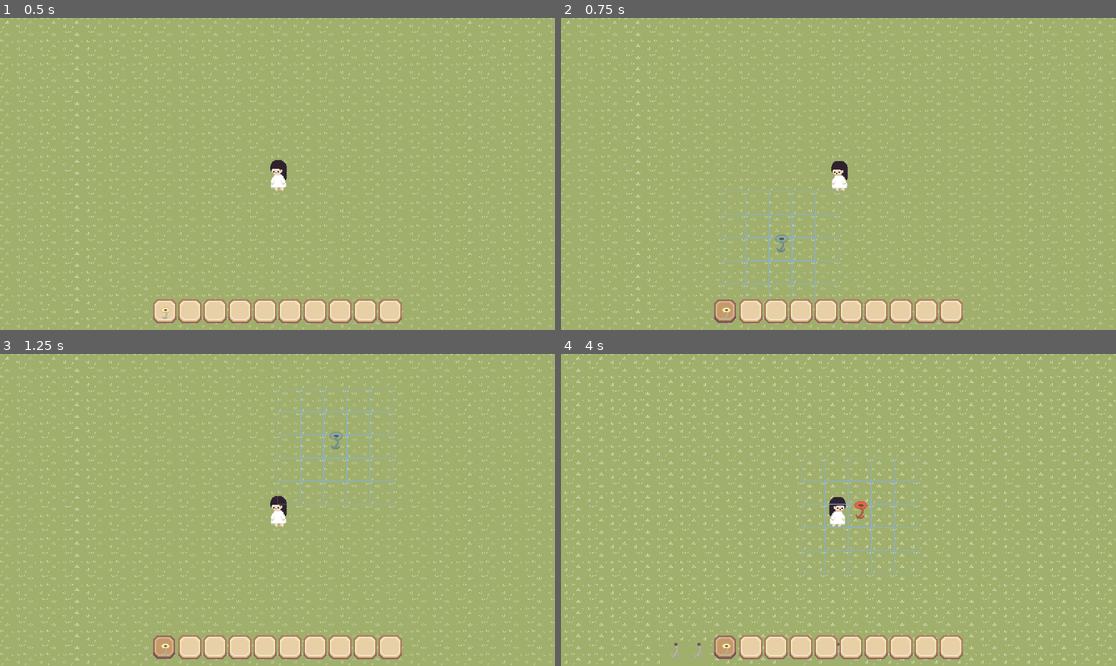
Above: before the commit, frames 1-4 (two rows, left to right).
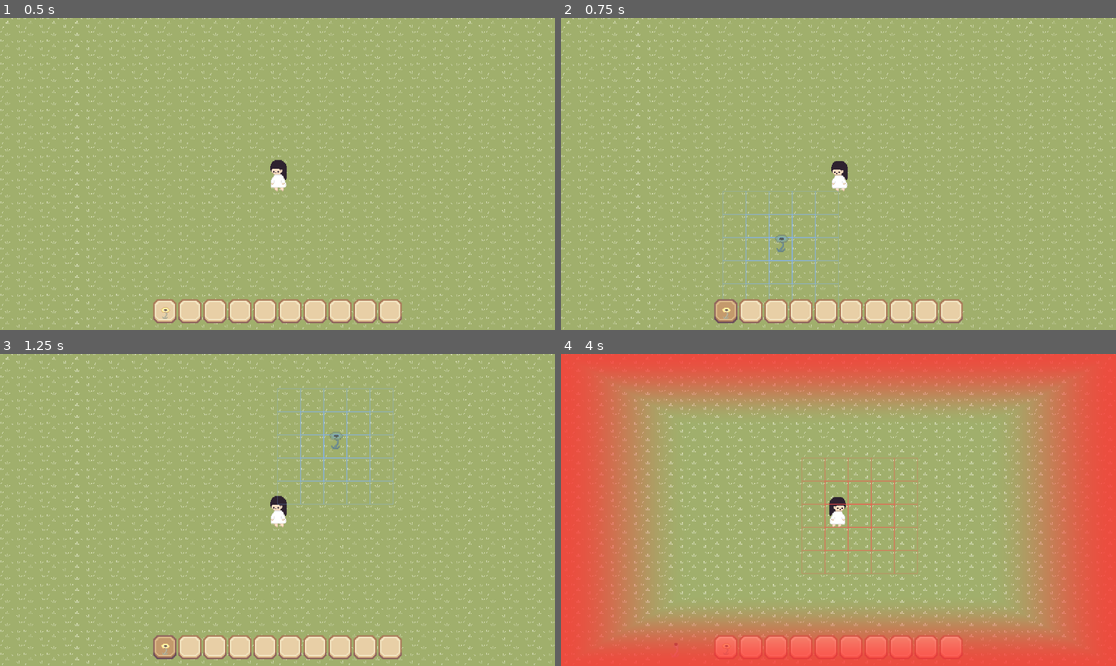
Above: after the commit, the same moments.

Repository: MarbleSodas/LGD
Game: Godot game, scene res://world.tscn
The game is run twice, just before and just after one commit, with the same random seed, the same clock (stepped at 60 frames per second) and the same inputs.
Inputs (mouse positions are in pixels of both pictures, inside the frame that each line leads up to):
- Up to frame 1 (0.5 s): no input
- Up to frame 2 (0.75 s): tap Enter at 0.5 s; drag from (727, 311) to (894, 105) at 0.52 s
- Up to frame 3 (1.25 s): no input
- Up to frame 4 (4 s): drag from (749, 647) to (810, 572) at 1.27 s; move the mouse to (777, 647) at 2.02 s; hold D (Right) 2.03-2.75 s; hold F (toggle_delete_mode, bound only after the commit) 2.03-2.75 s; click (777, 647) at 2.17 s; tap Ctrl (bulk_modifier) at 2.3 s; drag from (799, 647) to (672, 463) at 2.77 s; drag from (827, 647) to (866, 510) at 3.52 s

Frame 1 is identical in both runs. In frame 2, less than 0.1% of the frame differs, in the area x 27-32%, y 89-98%; in frame 3, less than 0.1%; in frame 4, 54%, in the area x 0-100%, y 0-100%.

Commit message:
feat: added delete mode

Diff:
--- a/project.godot
+++ b/project.godot
@@ -123,6 +123,11 @@
 "events": [Object(InputEventKey,"resource_local_to_scene":false,"resource_name":"","device":-1,"window_id":0,"alt_press …(192 unchanged characters)…
 ]
 }
+toggle_delete_mode={
+"deadzone": 0.5,
+"events": [Object(InputEventKey,"resource_local_to_scene":false,"resource_name":"","device":-1,"window_id":0,"alt_pressed":false,"shift_pressed":false,"ctrl_pressed":false,"meta_pressed":false,"pressed":false,"keycode":0,"physical_keycode":70,"key_label":0,"unicode":102,"location":0,"echo":false,"script":null)
+]
+}
 
 [physics]
 
--- a/scripts/planting_system.gd
+++ b/scripts/planting_system.gd
@@ -11,10 +11,16 @@
 @export var preview_color_valid: Color = Color(0.5, 0.7, 1.0, 0.7)
 @export var preview_color_invalid: Color = Color(1.0, 0.3, 0.3, 0.7)
 
+## Delete mode visual configuration
+@export var delete_highlight_color: Color = Color(1.0, 0.4, 0.4, 1.0)  # Red tint for hovered plant
+@export var delete_grid_color: Color = Color(1.0, 0.3, 0.3, 0.6)       # Red grid outline
+@export var delete_bulk_color: Color = Color(1.0, 0.2, 0.2, 0.7)       # Red bulk selection
+
 ## References (set in _ready or via editor)
 var tile_map: TileMapLayer
 var player: CharacterBody2D
 var hotbar: MarginContainer
+var delete_overlay: Control
 
 ## Preview sprite child
 var preview_sprite: Sprite2D
@@ -37,6 +43,14 @@
 ## Bulk placement state
 var bulk_start_tile: Vector2i = Vector2i.ZERO  # First clicked tile (Point A)
 var bulk_start_set: bool = false               # True after Shift+Click sets Point A
+
+## Delete mode state
+var delete_mode: bool = false
+var hovered_plant: Node2D = null
+var hovered_tile: Vector2i = Vector2i.ZERO
+var last_hovered_plant: Node2D = null
+var bulk_delete_start_tile: Vector2i = Vector2i.ZERO
+var bulk_delete_start_set: bool = false
 
 ## Visual configuration for bulk selection
 @export var bulk_start_marker_color: Color = Color(0.2, 1.0, 0.2, 0.9)  # Bright green outline for Point A
@@ -75,6 +89,7 @@
 	var ui := get_parent().get_node_or_null("UI") as CanvasLayer
 	if ui:
 		hotbar = ui.get_node_or_null("Hotbar") as MarginContainer
+		delete_overlay = ui.get_node_or_null("DeleteModeOverlay")
 	if not hotbar:
 		push_error("PlantingSystem: Hotbar not found!")
 
@@ -85,6 +100,10 @@
 
 
 func _on_active_buildable_changed(item: BuildableItem) -> void:
+	# Exit delete mode when entering build mode
+	if item != null and delete_mode:
+		_exit_delete_mode()
+
 	# Cancel bulk mode when switching tools
 	if bulk_start_set:
 		_cancel_bulk_mode()
@@ -98,6 +117,11 @@
 
 
 func _process(_delta: float) -> void:
+	# Delete mode processing
+	if delete_mode:
+		_update_delete_preview()
+		return
+
 	if BuildRegistry.active_buildable == null:
 		preview_sprite.visible = false
 		if show_grid:
@@ -112,7 +136,12 @@
 	if not show_grid:
 		return
 
-	if bulk_start_set:
+	if delete_mode:
+		if bulk_delete_start_set:
+			_draw_bulk_delete_selection()
+		else:
+			_draw_delete_grid()
+	elif bulk_start_set:
 		_draw_bulk_selection()
 	else:
 		_draw_normal_grid()
@@ -135,6 +164,22 @@
 			var tile_center := current_tile_center + offset
 			_draw_tile_outline(tile_center, tile_color)
 
+func _draw_delete_grid() -> void:
+	# Draw red-tinted grid with distance fade
+	for x in range(-grid_radius, grid_radius + 1):
+		for y in range(-grid_radius, grid_radius + 1):
+			var distance := maxi(absi(x), absi(y))
+			var opacity_falloff := 1.0 - (float(distance) / float(grid_radius + 1))
+			var tile_color := Color(
+				delete_grid_color.r,
+				delete_grid_color.g,
+				delete_grid_color.b,
+				delete_grid_color.a * opacity_falloff
+			)
+
+			var offset := Vector2(x * tile_size.x, y * tile_size.y)
+			var tile_center := current_tile_center + offset
+			_draw_tile_outline(tile_center, tile_color)
 
 func _draw_bulk_selection() -> void:
 	if not tile_map or not preview_sprite.texture:
@@ -180,6 +225,47 @@
 			var preview_color := preview_color_valid if is_whole_area_valid else preview_color_invalid
 			_draw_preview_at(world_pos, preview_color)
 
+func _draw_bulk_delete_selection() -> void:
+	if not tile_map:
+		return
+
+	var mouse_pos := get_global_mouse_position()
+	var end_tile := tile_map.local_to_map(mouse_pos)
+
+	# Calculate bounding rectangle
+	var min_tile := Vector2i(
+		mini(bulk_delete_start_tile.x, end_tile.x),
+		mini(bulk_delete_start_tile.y, end_tile.y)
+	)
+	var max_tile := Vector2i(
+		maxi(bulk_delete_start_tile.x, end_tile.x),
+		maxi(bulk_delete_start_tile.y, end_tile.y)
+	)
+
+	# Draw selection area with plant indicators
+	for x in range(min_tile.x, max_tile.x + 1):
+		for y in range(min_tile.y, max_tile.y + 1):
+			var tile_coords := Vector2i(x, y)
+			var world_pos := tile_map.map_to_local(tile_coords)
+
+			# Highlight start tile differently
+			var is_start := tile_coords == bulk_delete_start_tile
+			var has_plant := occupied_tiles.has(tile_coords)
+
+			# Choose outline color
+			var outline_color: Color
+			if is_start:
+				outline_color = Color(1.0, 1.0, 0.3, 0.9)  # Yellow for start
+			elif has_plant:
+				outline_color = delete_bulk_color  # Red for plants to delete
+			else:
+				outline_color = Color(delete_grid_color.r, delete_grid_color.g, delete_grid_color.b, 0.3)
+
+			_draw_tile_outline(world_pos, outline_color)
+
+			# Draw X marker on tiles with plants
+			if has_plant:
+				_draw_delete_marker(world_pos)
 
 func _draw_preview_at(world_pos: Vector2, color: Color) -> void:
 	var texture := preview_sprite.texture
@@ -212,6 +298,22 @@
 	draw_line(bottom_right, bottom_left, color, grid_outline_width)
 	draw_line(bottom_left, top_left, color, grid_outline_width)
 
+func _draw_delete_marker(center: Vector2) -> void:
+	# Draw an X to indicate deletion
+	var size := tile_size.x * 0.3
+	var local_center := to_local(center)
+	var color := Color(1.0, 0.2, 0.2, 0.8)
+
+	draw_line(
+		local_center + Vector2(-size, -size),
+		local_center + Vector2(size, size),
+		color, 2.0
+	)
+	draw_line(
+		local_center + Vector2(size, -size),
+		local_center + Vector2(-size, size),
+		color, 2.0
+	)
 
 func _update_preview() -> void:
 	if not tile_map or not player:
@@ -247,6 +349,33 @@
 		# Set color based on validity
 		preview_sprite.modulate = preview_color_valid if can_place else preview_color_invalid
 
+func _update_delete_preview() -> void:
+	if not tile_map:
+		return
+
+	var mouse_pos := get_global_mouse_position()
+	var tile_coords := tile_map.local_to_map(mouse_pos)
+	var snapped_pos := tile_map.map_to_local(tile_coords)
+
+	# Update grid center for drawing
+	current_tile_center = snapped_pos
+	hovered_tile = tile_coords
+	show_grid = true
+	queue_redraw()
+
+	# In bulk delete mode, don't highlight individual plants
+	if bulk_delete_start_set:
+		_clear_plant_highlight()
+		hovered_plant = null
+		return
+
+	# Find plant at this tile for single-delete highlighting
+	var plant = occupied_tiles.get(tile_coords)
+
+	if plant != hovered_plant:
+		_clear_plant_highlight()
+		hovered_plant = plant
+		_apply_plant_highlight()
 
 func _load_preview_texture() -> void:
 	var item = BuildRegistry.active_buildable
@@ -308,12 +437,30 @@
 
 
 func _input(event: InputEvent) -> void:
+	# Toggle delete mode with F key
+	if event.is_action_pressed("toggle_delete_mode"):
+		if delete_mode:
+			_exit_delete_mode()
+		else:
+			_enter_delete_mode()
+		return
+
+	# === DELETE MODE INPUT ===
+	if delete_mode:
+		_handle_delete_input(event)
+		return
+
 	if BuildRegistry.active_buildable == null:
 		return
 
-	# Cancel bulk mode on right-click
-	if event.is_action_pressed("cancel") and bulk_start_set:
-		_cancel_bulk_mode()
+	# === BUILD MODE INPUT ===
+
+	# Right-click exits build mode (or cancels bulk)
+	if event.is_action_pressed("cancel"):
+		if bulk_start_set:
+			_cancel_bulk_mode()
+		else:
+			BuildRegistry.clear_active()
 		return
 
 	if event.is_action_pressed("place"):
@@ -328,6 +475,75 @@
 			_place_plant()
 
 
+func _handle_delete_input(event: InputEvent) -> void:
+	# Right-click: cancel bulk delete or exit delete mode
+	if event.is_action_pressed("cancel"):
+		if bulk_delete_start_set:
+			_cancel_bulk_delete()
+		else:
+			_exit_delete_mode()
+		return
+
+	# Left-click handling
+	if event.is_action_pressed("place"):
+		if bulk_delete_start_set:
+			# Second click: execute bulk delete
+			_execute_bulk_delete()
+		elif _is_bulk_modifier_pressed():
+			# Shift+Click: start bulk delete selection
+			_start_bulk_delete()
+		elif hovered_plant:
+			# Single plant deletion
+			_delete_single_plant()
+
+func _enter_delete_mode() -> void:
+	# Exit build mode first if active
+	if BuildRegistry.active_buildable != null:
+		BuildRegistry.clear_active()
+
+	# Cancel any pending bulk placement
+	if bulk_start_set:
+		_cancel_bulk_mode()
+
+	delete_mode = true
+	preview_sprite.visible = false
+
+	# Show red border overlay
+	if delete_overlay:
+		delete_overlay.show_overlay()
+
+	queue_redraw()
+
+func _exit_delete_mode() -> void:
+	delete_mode = false
+	bulk_delete_start_set = false
+	bulk_delete_start_tile = Vector2i.ZERO
+
+	_clear_plant_highlight()
+	hovered_plant = null
+
+	# Hide red border overlay
+	if delete_overlay:
+		delete_overlay.hide_overlay()
+
+	show_grid = false
+	queue_redraw()
+
+func _apply_plant_highlight() -> void:
+	if hovered_plant and is_instance_valid(hovered_plant):
+		last_hovered_plant = hovered_plant
+		# Store original modulate for restoration
+		if not hovered_plant.has_meta("original_modulate"):
+			hovered_plant.set_meta("original_modulate", hovered_plant.modulate)
+		hovered_plant.modulate = delete_highlight_color
+
+func _clear_plant_highlight() -> void:
+	if last_hovered_plant and is_instance_valid(last_hovered_plant):
+		var original = last_hovered_plant.get_meta("original_modulate", Color.WHITE)
+		last_hovered_plant.modulate = original
+		last_hovered_plant.remove_meta("original_modulate")
+	last_hovered_plant = null
+
 func _place_plant() -> void:
 	if not tile_map:
 		return
@@ -410,3 +626,74 @@
 			_place_plant_at(tile_coords, world_pos)
 
 	_cancel_bulk_mode()
+
+func _delete_single_plant() -> void:
+	if not hovered_plant or not is_instance_valid(hovered_plant):
+		return
+
+	_delete_plant_at(hovered_tile)
+
+	hovered_plant = null
+	last_hovered_plant = null
+
+func _delete_plant_at(tile_coords: Vector2i) -> void:
+	var plant = occupied_tiles.get(tile_coords)
+	if not plant or not is_instance_valid(plant):
+		return
+
+	# Remove from tracking
+	occupied_tiles.erase(tile_coords)
+
+	# Restore tile to original grass
+	tile_map.set_cell(tile_coords, GRASS_SOURCE_ID, Vector2i.ZERO)
+
+	# Delete the plant node
+	plant.queue_free()
+
+func _start_bulk_delete() -> void:
+	if not tile_map:
+		return
+
+	var mouse_pos := get_global_mouse_position()
+	bulk_delete_start_tile = tile_map.local_to_map(mouse_pos)
+	bulk_delete_start_set = true
+
+	_clear_plant_highlight()
+	queue_redraw()
+
+func _cancel_bulk_delete() -> void:
+	bulk_delete_start_set = false
+	bulk_delete_start_tile = Vector2i.ZERO
+	queue_redraw()
+
+func _execute_bulk_delete() -> void:
+	if not tile_map:
+		_cancel_bulk_delete()
+		return
+
+	var mouse_pos := get_global_mouse_position()
+	var end_tile := tile_map.local_to_map(mouse_pos)
+
+	# Calculate bounding rectangle
+	var min_tile := Vector2i(
+		mini(bulk_delete_start_tile.x, end_tile.x),
+		mini(bulk_delete_start_tile.y, end_tile.y)
+	)
+	var max_tile := Vector2i(
+		maxi(bulk_delete_start_tile.x, end_tile.x),
+		maxi(bulk_delete_start_tile.y, end_tile.y)
+	)
+
+	# Collect plants to delete
+	var plants_to_delete: Array[Vector2i] = []
+	for x in range(min_tile.x, max_tile.x + 1):
+		for y in range(min_tile.y, max_tile.y + 1):
+			var tile_coords := Vector2i(x, y)
+			if occupied_tiles.has(tile_coords):
+				plants_to_delete.append(tile_coords)
+
+	# Delete all plants in selection
+	for tile_coords in plants_to_delete:
+		_delete_plant_at(tile_coords)
+
+	_cancel_bulk_delete()
--- /dev/null
+++ b/shaders/delete_vignette.gdshader
@@ -0,0 +1,24 @@
+shader_type canvas_item;
+
+uniform vec4 border_color : source_color = vec4(1.0, 0.2, 0.2, 0.8);
+uniform float border_size : hint_range(0.0, 0.5) = 0.08;
+uniform float softness : hint_range(0.0, 0.5) = 0.15;
+
+void fragment() {
+	vec2 uv = UV;
+
+	// Calculate distance from edges (0 at edge, 0.5 at center)
+	float dist_x = min(uv.x, 1.0 - uv.x);
+	float dist_y = min(uv.y, 1.0 - uv.y);
+	float dist = min(dist_x, dist_y);
+
+	// Create gradient from edge
+	float alpha = 1.0 - smoothstep(0.0, border_size + softness, dist);
+
+	// Boost corners (where both x and y are near edges)
+	float corner_boost = (1.0 - smoothstep(0.0, border_size * 2.0, dist_x)) *
+						 (1.0 - smoothstep(0.0, border_size * 2.0, dist_y));
+	alpha = max(alpha, corner_boost * 0.7);
+
+	COLOR = vec4(border_color.rgb, border_color.a * alpha);
+}
--- /dev/null
+++ b/ui/components/delete_mode_overlay.gd
@@ -0,0 +1,12 @@
+class_name DeleteModeOverlay
+extends Control
+
+func _ready() -> void:
+	visible = false
+	mouse_filter = Control.MOUSE_FILTER_IGNORE  # Don't block clicks
+
+func show_overlay() -> void:
+	visible = true
+
+func hide_overlay() -> void:
+	visible = false
--- /dev/null
+++ b/ui/components/delete_mode_overlay.tscn
@@ -0,0 +1,31 @@
+[gd_scene load_steps=4 format=3 uid="uid://c8y2b4ya01w3"]
+
+[ext_resource type="Script" path="res://ui/components/delete_mode_overlay.gd" id="1_script"]
+[ext_resource type="Shader" path="res://shaders/delete_vignette.gdshader" id="2_shader"]
+
+[sub_resource type="ShaderMaterial" id="ShaderMaterial_vignette"]
+shader = ExtResource("2_shader")
+shader_parameter/border_color = Color(1, 0.2, 0.2, 0.8)
+shader_parameter/border_size = 0.08
+shader_parameter/softness = 0.15
+
+[node name="DeleteModeOverlay" type="Control"]
+layout_mode = 3
+anchors_preset = 15
+anchor_right = 1.0
+anchor_bottom = 1.0
+grow_horizontal = 2
+grow_vertical = 2
+mouse_filter = 2
+script = ExtResource("1_script")
+
+[node name="ColorRect" type="ColorRect" parent="."]
+material = SubResource("ShaderMaterial_vignette")
+layout_mode = 1
+anchors_preset = 15
+anchor_right = 1.0
+anchor_bottom = 1.0
+grow_horizontal = 2
+grow_vertical = 2
+mouse_filter = 2
+color = Color(1, 1, 1, 1)
--- /dev/null
+++ b/ui/inventory_panel.gd
@@ -0,0 +1,197 @@
+extends Control
+
+## Emitted when inventory visibility changes
+signal inventory_toggled(is_open: bool)
+## Emitted when a slot is selected
+signal slot_selected(index: int)
+
+## Number of inventory slots (can be increased at runtime)
+@export var slot_count: int = 20
+## Number of columns in the grid
+@export var columns: int = 4
+## Size of each slot in pixels
+@export var slot_size: int = 32
+## Gap between slots
+@export var slot_gap: int = 4
+## Animation duration in seconds
+@export var animation_duration: float = 0.2
+
+var is_open: bool = false
+var slots: Array[Panel] = []
+var current_tween: Tween
+
+@onready var slide_container: HBoxContainer = $Anchor/SlideContainer
+@onready var toggle_button: Button = $Anchor/SlideContainer/ToggleButton
+@onready var panel_container: PanelContainer = $Anchor/SlideContainer/PanelContainer
+@onready var slot_grid: GridContainer = $Anchor/SlideContainer/PanelContainer/MarginContainer/VBoxContainer/SlotGrid
+
+# StyleBoxFlat for selected slot
+var selected_style: StyleBoxFlat
+
+
+func _ready() -> void:
+	_setup_styles()
+	_setup_panel()
+	_generate_slots()
+	_update_toggle_button()
+
+	toggle_button.pressed.connect(_on_toggle_button_pressed)
+
+
+func _setup_styles() -> void:
+	selected_style = StyleBoxFlat.new()
+	selected_style.border_color = Color(1.0, 0.8, 0.0)  # Gold/yellow
+	selected_style.border_width_left = 2
+	selected_style.border_width_right = 2
+	selected_style.border_width_top = 2
+	selected_style.border_width_bottom = 2
+
+
+func _setup_panel() -> void:
+	# Configure grid
+	slot_grid.columns = columns
+	slot_grid.add_theme_constant_override("h_separation", slot_gap)
+	slot_grid.add_theme_constant_override("v_separation", slot_gap)
+
+	# Initial positioning
+	# Force update of container size to get correct widths
+	slide_container.reset_size()
+
+	# Position closed by default:
+	# offset_left = -ButtonWidth (so only button sticks out left from anchor)
+	# offset_right = PanelWidth (so panel is pushed right off screen)
+	# Actually, simply setting position.x is easier if anchors are simple
+
+	# Let's use position relative to the Anchor node (which is at screen right)
+	# -container_width = Fully Open (Left edge is container_width away from right anchor)
+	# -button_width    = Closed (Left edge is button_width away from right anchor)
+
+	var closed_x := -toggle_button.custom_minimum_size.x
+	slide_container.position.x = closed_x
+
+
+func _generate_slots() -> void:
+	# Clear existing slots
+	for child in slot_grid.get_children():
+		child.queue_free()
+	slots.clear()
+
+	# Generate new slots
+	for i in range(slot_count):
+		var slot := _create_slot(i)
+		slot_grid.add_child(slot)
+		slots.append(slot)
+
+
+func _create_slot(index: int) -> Panel:
+	var slot := Panel.new()
+	slot.name = "Slot" + str(index)
+	slot.custom_minimum_size = Vector2(slot_size, slot_size)
+
+	# Add ItemIcon TextureRect inside slot
+	var icon := TextureRect.new()
+	icon.name = "ItemIcon"
+	icon.set_anchors_preset(Control.PRESET_FULL_RECT)
+	icon.offset_left = 4
+	icon.offset_top = 4
+	icon.offset_right = -4
+	icon.offset_bottom = -4
+	icon.expand_mode = TextureRect.EXPAND_IGNORE_SIZE
+	icon.stretch_mode = TextureRect.STRETCH_KEEP_ASPECT_CENTERED
+	slot.add_child(icon)
+
+	return slot
+
+
+func _input(event: InputEvent) -> void:
+	if event.is_action_pressed("toggle_inventory"):
+		toggle_panel()
+
+
+func toggle_panel() -> void:
+	is_open = not is_open
+	_animate_panel()
+	_update_toggle_button()
+	inventory_toggled.emit(is_open)
+
+
+func open_panel() -> void:
+	if not is_open:
+		is_open = true
+		_animate_panel()
+		_update_toggle_button()
+		inventory_toggled.emit(is_open)
+
+
+func close_panel() -> void:
+	if is_open:
+		is_open = false
+		_animate_panel()
+		_update_toggle_button()
+		inventory_toggled.emit(is_open)
+
+
+func _animate_panel() -> void:
+	# Kill any existing tween
+	if current_tween and current_tween.is_valid():
+		current_tween.kill()
+
+	current_tween = create_tween()
+	current_tween.set_ease(Tween.EASE_OUT)
+	current_tween.set_trans(Tween.TRANS_CUBIC)
+
+	# Calculate target positions
+	# Use size.x from container (ensure it's updated)
+	var container_width := slide_container.size.x
+	if container_width == 0:
+		# Fallback/Estimate if size not ready
+		container_width = toggle_button.custom_minimum_size.x + panel_container.custom_minimum_size.x
+
+	var button_width := toggle_button.custom_minimum_size.x
+
+	# Open: Left edge is shifted left by full width
+	# Closed: Left edge is shifted left by only button width
+	var open_x := -container_width
+	var closed_x := -button_width
+
+	var target_x := open_x if is_open else closed_x
+	current_tween.tween_property(slide_container, "position:x", target_x, animation_duration)
+
+
+func _update_toggle_button() -> void:
+	toggle_button.text = "▶" if is_open else "◀"
+
+
+func _on_toggle_button_pressed() -> void:
+	toggle_panel()
+
+
+## Add more slots to the inventory
+func expand_slots(additional_slots: int) -> void:
+	var start_index := slot_count
+	slot_count += additional_slots
+
+	for i in range(additional_slots):
+		var slot := _create_slot(start_index + i)
+		slot_grid.add_child(slot)
+		slots.append(slot)
+
+
+## Set the texture for a specific slot
+func set_slot_texture(index: int, texture: Texture2D) -> void:
+	if index < 0 or index >= slots.size():
+		return
+	var icon := slots[index].get_node("ItemIcon") as TextureRect
+	if icon:
+		icon.texture = texture
+
+
+## Clear a slot's texture
+func clear_slot(index: int) -> void:
+	set_slot_texture(index, null)
+
+
+## Clear all slots
+func clear_all_slots() -> void:
+	for i in range(slots.size()):
+		clear_slot(i)
--- /dev/null
+++ b/ui/inventory_panel.tscn
@@ -0,0 +1,66 @@
+[gd_scene load_steps=2 format=3 uid="uid://inventory_panel_001"]
+
+[ext_resource type="Script" uid="uid://inventory_panel_script" path="res://ui/inventory_panel.gd" id="1_script"]
+
+[node name="InventoryPanel" type="Control"]
+layout_mode = 3
+anchors_preset = 15
+anchor_right = 1.0
+anchor_bottom = 1.0
+grow_horizontal = 2
+grow_vertical = 2
+mouse_filter = 2
+script = ExtResource("1_script")
+
+[node name="Anchor" type="Control" parent="."]
+layout_mode = 1
+anchors_preset = 11
+anchor_left = 1.0
+anchor_right = 1.0
+anchor_bottom = 1.0
+grow_horizontal = 0
+grow_vertical = 2
+mouse_filter = 2
+
+[node name="SlideContainer" type="HBoxContainer" parent="Anchor"]
+layout_mode = 1
+anchors_preset = 11
+anchor_left = 1.0
+anchor_right = 1.0
+anchor_bottom = 1.0
+offset_left = -180.0
+grow_horizontal = 0
+grow_vertical = 2
+mouse_filter = 2
+theme_override_constants/separation = 0
+
+[node name="ToggleButton" type="Button" parent="Anchor/SlideContainer"]
+custom_minimum_size = Vector2(24, 60)
+layout_mode = 2
+size_flags_vertical = 4
+text = "◀"
+
+[node name="PanelContainer" type="PanelContainer" parent="Anchor/SlideContainer"]
+custom_minimum_size = Vector2(156, 0)
+layout_mode = 2
+size_flags_vertical = 4
+
+[node name="MarginContainer" type="MarginContainer" parent="Anchor/SlideContainer/PanelContainer"]
+layout_mode = 2
+theme_override_constants/margin_left = 8
+theme_override_constants/margin_top = 8
+theme_override_constants/margin_right = 8
+theme_override_constants/margin_bottom = 8
+
+[node name="VBoxContainer" type="VBoxContainer" parent="Anchor/SlideContainer/PanelContainer/MarginContainer"]
+layout_mode = 2
+theme_override_constants/separation = 8
+
+[node name="Header" type="Label" parent="Anchor/SlideContainer/PanelContainer/MarginContainer/VBoxContainer"]
+layout_mode = 2
+text = "Inventory"
+horizontal_alignment = 1
+
+[node name="SlotGrid" type="GridContainer" parent="Anchor/SlideContainer/PanelContainer/MarginContainer/VBoxContainer"]
+layout_mode = 2
+columns = 4
--- a/ui/resources/atlas/slot_selected.tres
+++ b/ui/resources/atlas/slot_selected.tres
@@ -8,4 +8,4 @@
 
 [resource]
 atlas = SubResource("AtlasTexture_a218d")
-region = Rect2(0, 0, 32, 32)
+region = Rect2(0, 0, 30, 32)
--- a/ui/ui.tscn
+++ b/ui/ui.tscn
@@ -1,14 +1,10 @@
-[gd_scene load_steps=7 format=3 uid="uid://b7u70r6vna5h1"]
+[gd_scene load_steps=5 format=3 uid="uid://b7u70r6vna5h1"]
 
 [ext_resource type="Script" uid="uid://beofp0rx6h1ga" path="res://ui/hotbar.gd" id="1_hotbar"]
-[ext_resource type="PackedScene" uid="uid://c5x8k2n9m4j1" path="res://ui/components/hotbar_slot.tscn" id="2_slot"]
-[ext_resource type="Texture2D" uid="uid://d5bipq1wj4on" path="res://assets/objects/Dandelion.png" id="3_dandelion"]
-[ext_resource type="PackedScene" path="res://ui/components/build_menu.tscn" id="4_build_menu"]
+[ext_resource type="PackedScene" uid="uid://c5x8k2oam4j1" path="res://ui/components/hotbar_slot.tscn" id="2_slot"]
+[ext_resource type="PackedScene" uid="uid://d3x1y2oam4k3" path="res://ui/components/build_menu.tscn" id="4_build_menu"]
 [ext_resource type="PackedScene" path="res://ui/components/inventory_panel.tscn" id="5_inventory_panel"]
-
-[sub_resource type="AtlasTexture" id="AtlasTexture_dandelion"]
-atlas = ExtResource("3_dandelion")
-region = Rect2(64, 0, 32, 32)
+[ext_resource type="PackedScene" uid="uid://c8y2b4x9z1w3" path="res://ui/components/delete_mode_overlay.tscn" id="6_overlay"]
 
 [node name="UI" type="CanvasLayer"]
 
@@ -74,4 +70,6 @@
 layout_mode = 2
 slot_index = 9
 
+[node name="DeleteModeOverlay" parent="." instance=ExtResource("6_overlay")]
+
 [editable path="Hotbar/HBoxContainer/Slot0"]
Not shown, added: shaders/delete_vignette.gdshader.uid
Not shown, added: ui/components/delete_mode_overlay.gd.uid
Not shown, added: ui/inventory_panel.gd.uid
